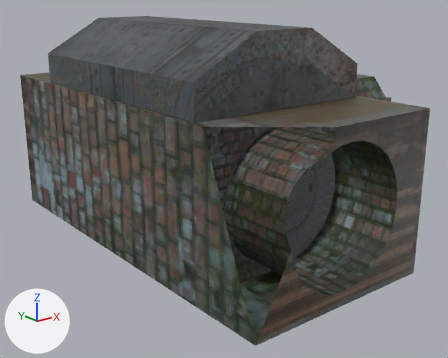
Before and after pictures for a commit that changed the glTF model project/resources/locations/swamp/dungeon_enter/dungeon_enter.glb.
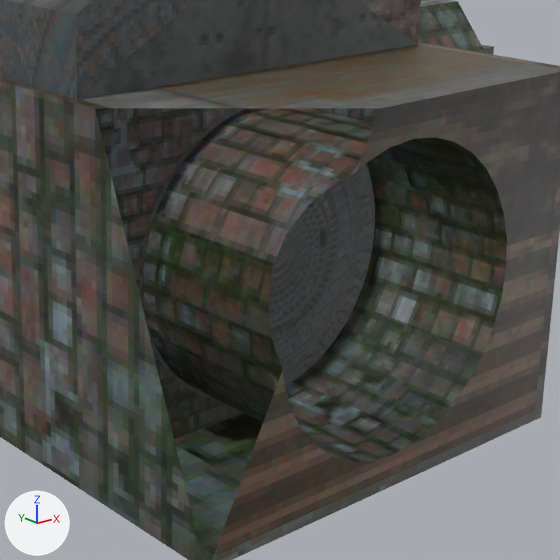
Each version appears first whole from a camera (50 mm lens) standing at (-13.21, -11.66, 5.82) and looking at (-3.8, 0.09, 1.12), and next in a close-up on the part from 35% to 94% of the width and 21% to 95% of the height. Arrows for +X, +Y and +Z are at lower left; the lights stay in place. Everything nearer to the camera than a plane just in front of the edit is cut away. Where no turn or scale is listed for an object, it has been applied to the vertices.

Script lines for the objects in view, before the commit:
```python
me_circle_001 = bpy.data.meshes.new('Circle.001')
me_circle_001.from_pydata(...)  # 288 vertices, 572 faces; spans x -1.49..1.49, y 0.0..0.5, z -1.49..1.49
me_circle_001.materials.append(mat_material_001)  # picture img_door
me_cube_004 = bpy.data.meshes.new('Cube.004')
me_cube_004.from_pydata(...)  # 221 vertices, 446 faces; spans x -5.77..-1.28, y -4.8..4.8, z 0.0..3.55
me_cube_004.materials.append(mat_material)  # picture img_enter
me_cube_005 = bpy.data.meshes.new('Cube.005')
me_cube_005.from_pydata(...)  # 48 vertices, 96 faces; spans x -2.15..2.15, y -3.03..3.03, z -0.35..1.15
me_cube_005.materials.append(mat_material_001)  # picture img_door
ob_circle_001 = bpy.data.objects.new('Circle.001', me_circle_001)
ob_circle_001.location = (-4.79, -3.17, 1.73)
ob_cube_003 = bpy.data.objects.new('Cube.003', me_cube_004)
ob_cube_003.location = (-1.24, 0.03, -0.04)
ob_cube_004 = bpy.data.objects.new('Cube.004', me_cube_005)
ob_cube_004.location = (-4.79, 0.03, 3.86)
# also in view: 'Cube.002' at (-1.22, 0.03, 1.73)
```
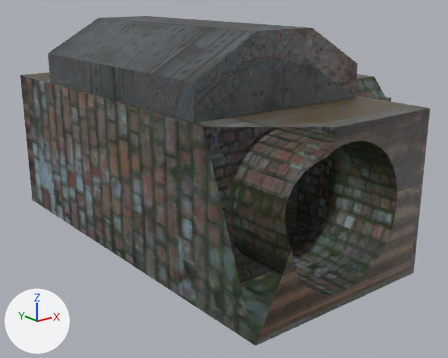
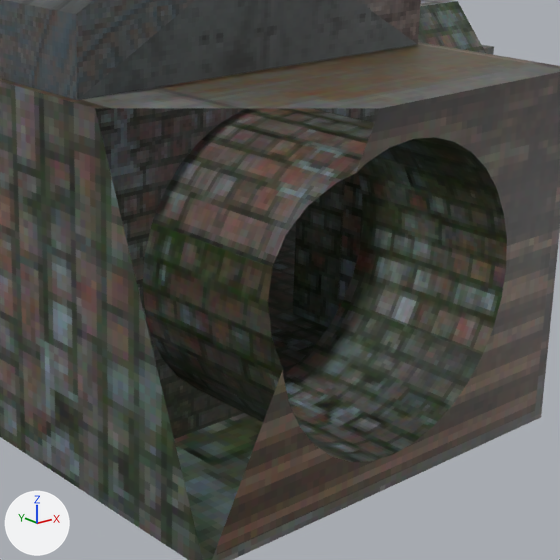
Location of each change, [x1, y1, x2, y2] in pixels of the close-ups (560 x 560 px):
```json
{"object": "Circle.001", "change": "deleted", "before": [139, 108, 375, 398], "on screen": "black"}
{"object": "Cube.002", "change": "unchanged, uncovered by the edit", "before": [418, 0, 486, 53], "after": [268, 0, 486, 327]}
```

Scene script edits in JSON lines:
```json
{"op": "remove", "block": "ob_circle_001", "code": ["ob_circle_001 = bpy.data.objects.new('Circle.001', me_circle_001)", "ob_circle_001.location = (-4.79, -3.17, 1.73)"]}
```
